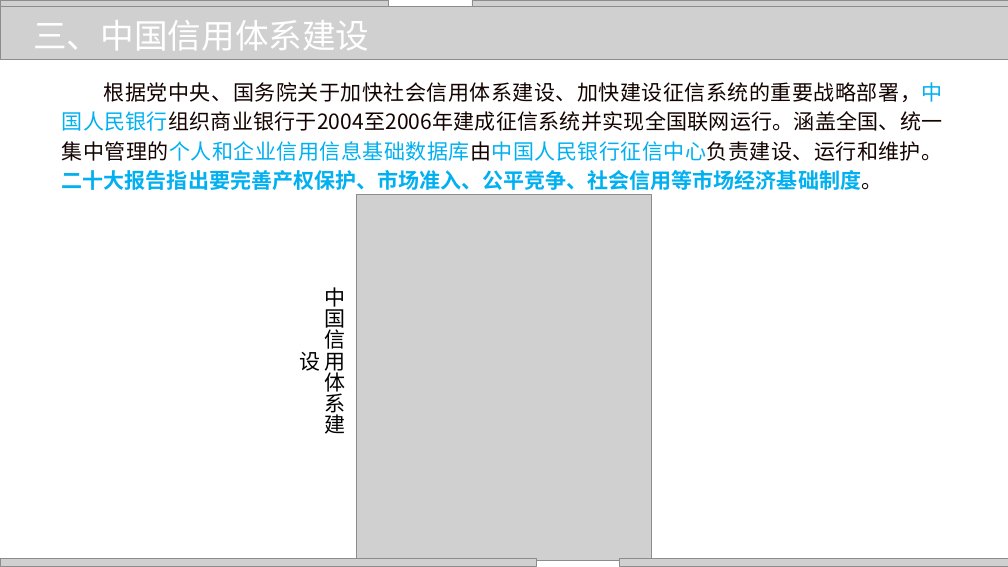
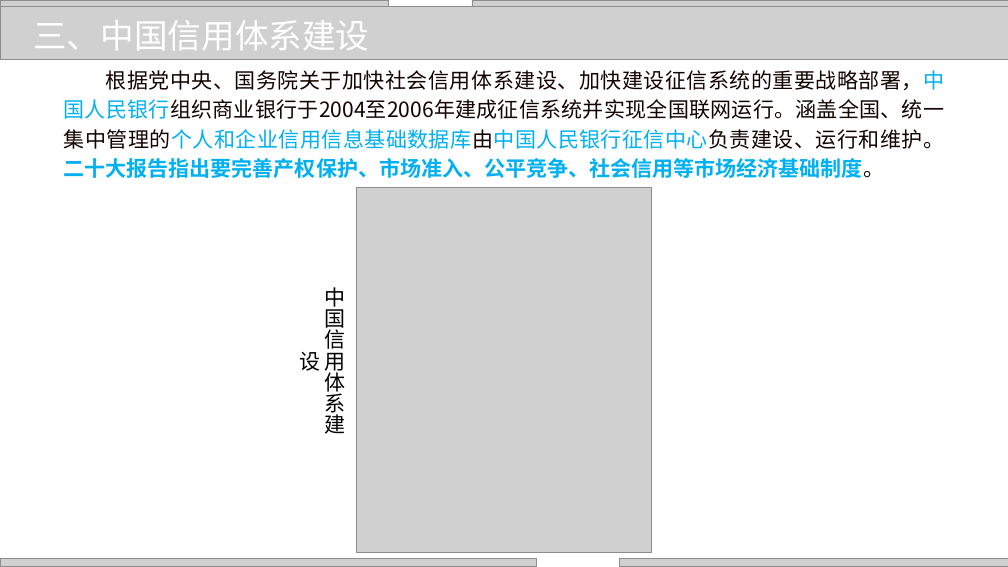
Before and after one commit to zhangjianzhang/internet_credit, a slide deck: slide 12 of files/slides/lecture_3.pptx. Drawn at 1008x567 pixels with LibreOffice and Linux fonts; fonts in the diff are those of the drawing; grey boxes stand for pictures. Boxes give left, top, right and bottom in pixels: in the first picture for what was removed or moved away, otherwise in the second. Text is boxed around its words. In the diff, an @@ line names an element or a change of style, - is before the commit and + after.

```diff
--- a/files/slides/lecture_3.pptx
+++ b/files/slides/lecture_3.pptx
@@ text "根据党中央、国务院关于加快社会信用体系建设、加快建设征信系统的重要战略部署，中国人民银行组织商业银行于2004至2006 ..." moved from (x1=62, y1=82, x2=943, y2=190) to (x1=64, y1=70, x2=945, y2=178) @@
@@ picture moved from (x1=357, y1=195, x2=652, y2=560) to (x1=357, y1=187, x2=652, y2=552) @@
```
Also in this commit, not shown: 4 other files.
